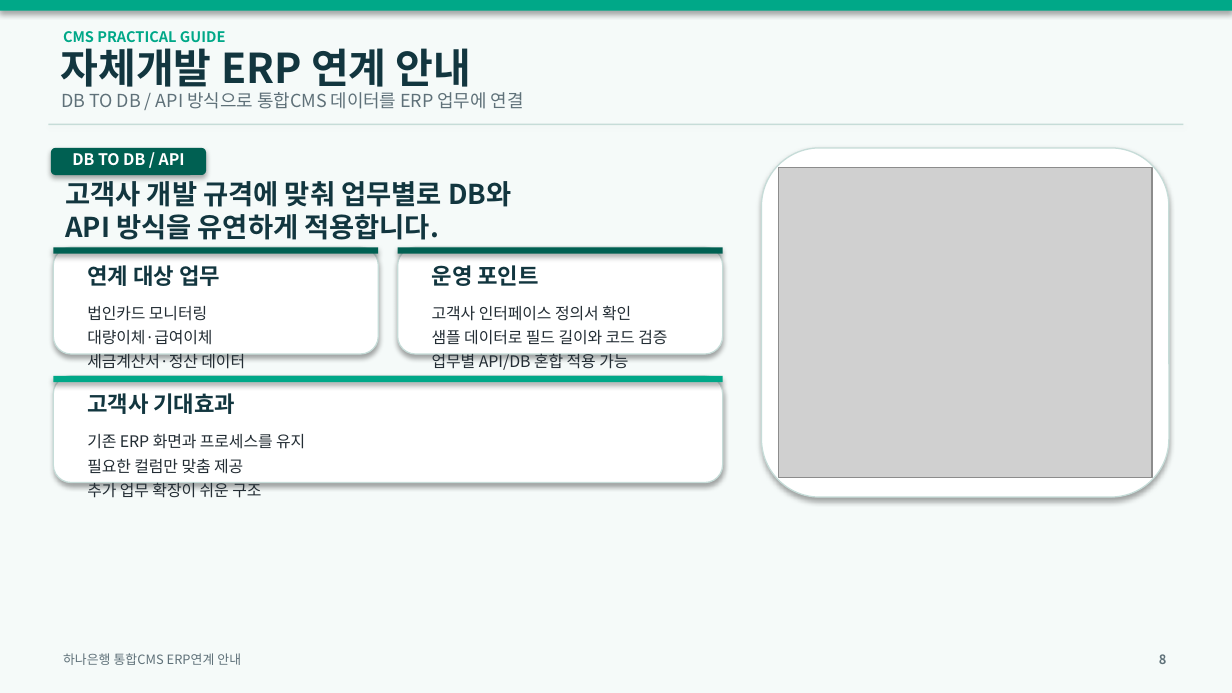
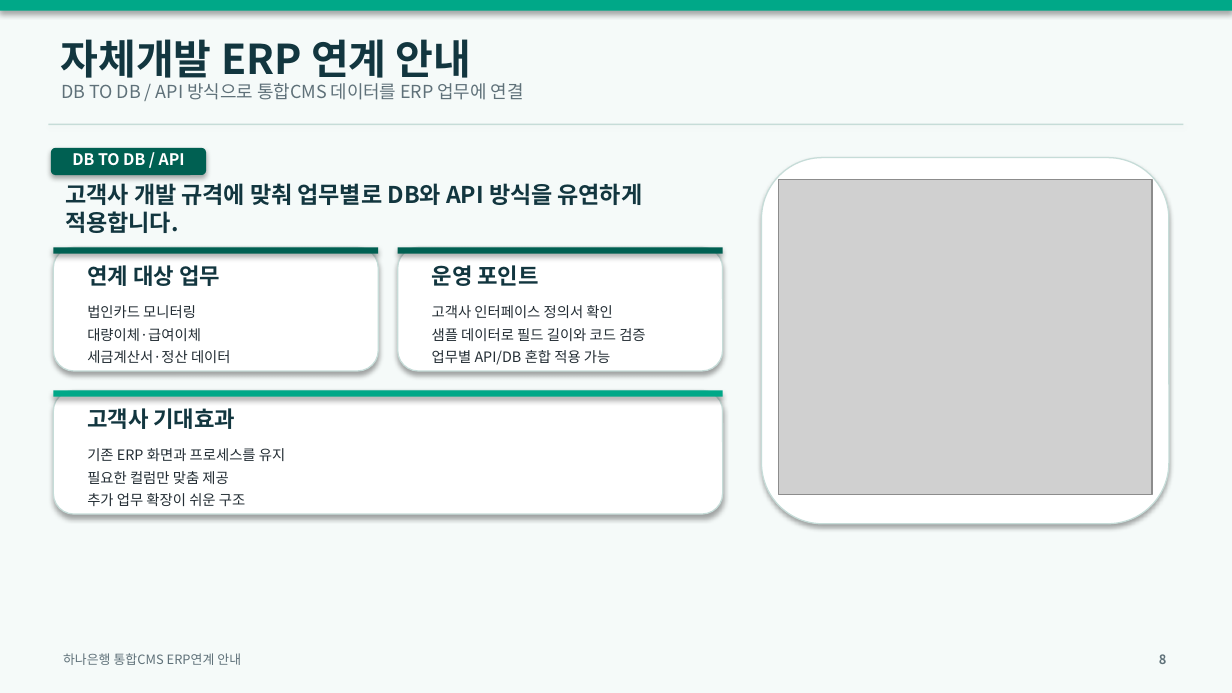
Before and after one commit to preciselee84-oss/LMB-C-S-PMS, a slide deck: slide 8 of docs/통합CMS_ERP연계_고객사_안내자료.pptx. Drawn at 1232x693 pixels with LibreOffice and Linux fonts; fonts in the diff are those of the drawing; grey boxes stand for pictures. Boxes give left, top, right and bottom in pixels: in the first picture for what was removed or moved away, otherwise in the second. Text is boxed around its words. In the diff, an @@ line names an element or a change of style, - is before the commit and + after.

Commit message:
ERP연계 고객 안내자료 표지 문구 정리

```diff
--- a/docs/통합CMS_ERP연계_고객사_안내자료.pptx
+++ b/docs/통합CMS_ERP연계_고객사_안내자료.pptx
@@ text "자체개발 ERP 연계 안내" rewrapped from <box>61,41,472,94</box> to <box>61,39,472,84</box> @@
@@ text removed at <box>63,31,226,42</box> @@
-CMS PRACTICAL GUIDE
@@ text "DB TO DB / API ...": place and size @@
-text "DB TO DB / API ..." at <box>62,92,524,109</box>
+text "DB TO DB / API ..." at <box>62,83,524,100</box>
@@ rounded rectangle: place and size @@
-rounded rectangle at <box>761,148,1169,496</box>
+rounded rectangle at <box>761,158,1169,524</box>
@@ text "고객사 개발 규격에 맞춰 업무별로 ..." at <box>65,183,643,233</box>: size 16 to 13.5 pt @@
@@ picture: place and size @@
-picture at <box>779,168,1152,478</box>
+picture at <box>779,180,1152,495</box>
@@ rounded rectangle: place and size @@
-rounded rectangle at <box>53,248,378,355</box>
+rounded rectangle at <box>53,248,378,371</box>
@@ rounded rectangle: place and size @@
-rounded rectangle at <box>398,248,723,355</box>
+rounded rectangle at <box>398,248,723,371</box>
@@ rectangle: place and size @@
-rectangle at <box>53,376,722,382</box>
+rectangle at <box>53,391,722,397</box>
@@ rounded rectangle: place and size @@
-rounded rectangle at <box>53,376,722,483</box>
+rounded rectangle at <box>53,391,722,514</box>
@@ text "고객사 기대효과": place and size @@
-text "고객사 기대효과" at <box>87,393,236,414</box>
+text "고객사 기대효과" at <box>87,408,236,429</box>
@@ size 9.3 to 8.4 pt in 3 elements at <box>87,305,231,363</box>, <box>432,305,645,365</box>, <box>87,448,285,506</box> @@
@@ text "기존 ERP 화면과 프로세스를 유지": place and size @@
-text "기존 ERP 화면과 프로세스를 유지" at <box>87,434,305,497</box>
+text "기존 ERP 화면과 프로세스를 유지" at <box>87,448,285,506</box>
```
Also in this commit, not shown: 9 other slides changed, 1 other file.
